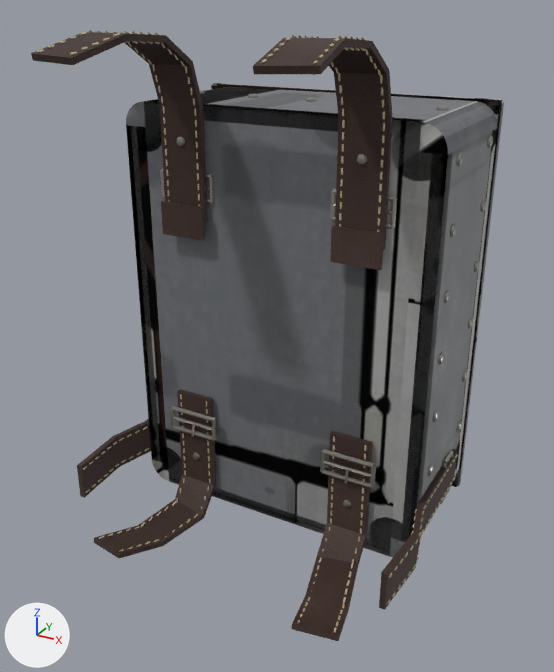
What one commit did to the glTF model public/muzei/izobreteniya/igry/rc3d/assets/models/ranec-rk1.glb.
Camera for both pictures: a 50 mm camera at (0.316, -0.637, 0.283) aimed at (0.008, -0.078, 0.004). The axes (+X, +Y, +Z) are drawn at lower left. The lights are the same throughout. The older version comes first. Vertices at exactly the same position are counted once.

In view in the first picture: 'ranec_rk1'.
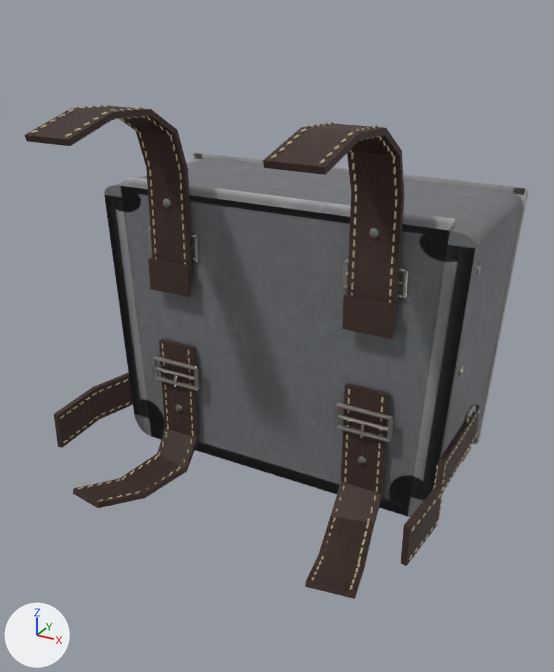
Boxes (x1, y1, x2, y2) around the edits, measured in the pictures (554 x 672 px; the box of a moved part takes in the faces that stretch with it):
'ranec_rk1', reshaped, moved, rescaled (7% wider, 19% shorter)
    before: (31, 30, 504, 641)
    after: (25, 104, 529, 599)
part 1 of me_ranec_rk1, moved or reshaped (not visible afterwards)
    before: (428, 464, 433, 476)
part 2 of me_ranec_rk1, moved or reshaped
    before: (438, 352, 444, 364)
    after: (458, 365, 464, 376)
part 3 of me_ranec_rk1, moved or reshaped
    before: (450, 224, 456, 237)
    after: (476, 263, 481, 275)
part 4 of me_ranec_rk1, moved or reshaped
    before: (177, 136, 185, 146)
    after: (163, 198, 171, 208)
part 5 of me_ranec_rk1, moved or reshaped
    before: (193, 452, 200, 460)
    after: (175, 404, 182, 412)
part 6 of me_ranec_rk1, moved or reshaped
    before: (357, 153, 367, 165)
    after: (369, 227, 379, 238)
part 7 of me_ranec_rk1, moved or reshaped
    before: (343, 499, 351, 508)
    after: (358, 456, 367, 465)
part 8 of me_ranec_rk1, added
    after: (148, 258, 190, 297)
part 9 of me_ranec_rk1, moved or reshaped
    before: (94, 389, 216, 558)
    after: (73, 339, 200, 508)
part 10 of me_ranec_rk1, added
    after: (342, 294, 395, 339)
part 11 of me_ranec_rk1, moved or reshaped
    before: (291, 431, 373, 641)
    after: (305, 383, 390, 599)
part 12 of me_ranec_rk1, rebuilt (13% wider, 24% shorter)
    before: (126, 87, 497, 557)
    after: (104, 158, 522, 517)
part 13 of me_ranec_rk1, deleted
    before: (36, 30, 504, 633)
part 14 of me_ranec_rk1, reshaped
    before: (31, 32, 417, 614)
    after: (25, 104, 529, 590)

The change, as a diff of the scene's bpy script:
```diff
--- a/public/muzei/izobreteniya/igry/rc3d/assets/models/ranec-rk1.glb.py
+++ b/public/muzei/izobreteniya/igry/rc3d/assets/models/ranec-rk1.glb.py
@@ me_ranec_rk1 @@
 # used by ob_ranec_rk1; location = (0.0, -0.074, 0.024); scale = (0.239, 0.239, 0.239)
-me_ranec_rk1.from_pydata(...)  # 7212 vertices, 9404 faces; spans x -0.7..0.7, y -0.62..0.62, z -1.0..1.0
+me_ranec_rk1.from_pydata(...)  # 6188 vertices, 7420 faces; spans x -1.0..1.0, y -0.83..0.83, z -1.0..1.0
+# me_ranec_rk1 part 1: the loose piece of 34 vertices spanning x 0.62..0.64, y 0.1..0.14, z -0.6..-0.55 is moved by (0.28, -0.05, -0.04)
+# me_ranec_rk1 part 2: the loose piece of 34 vertices spanning x 0.62..0.64, y 0.1..0.14, z -0.12..-0.08 is moved by (0.31, -0.05, -0.03)
+# me_ranec_rk1 part 3: the loose piece of 34 vertices spanning x 0.62..0.64, y 0.1..0.14, z 0.35..0.4 is moved by (0.34, -0.05, -0.02)
+# me_ranec_rk1 part 4: the loose piece of 34 vertices spanning x -0.37..-0.34, y -0.05..-0.02, z 0.6..0.63 is moved by (-0.19, -0.04, -0.12)
+# me_ranec_rk1 part 5: the loose piece of 34 vertices spanning x -0.37..-0.34, y -0.05..-0.02, z -0.75..-0.71 is moved by (-0.19, -0.04, 0.08)
+# me_ranec_rk1 part 6: the loose piece of 34 vertices spanning x 0.34..0.37, y -0.05..-0.02, z 0.6..0.63 is moved by (0.19, -0.04, -0.12)
+# me_ranec_rk1 part 7: the loose piece of 34 vertices spanning x 0.34..0.37, y -0.05..-0.02, z -0.75..-0.71 is moved by (0.19, -0.04, 0.08)
+# me_ranec_rk1 part 8: a new loose piece, a box spanning x -0.665..-0.425, y -0.104..-0.088, z 0.035..0.198, in mat_kozha_lyamok
+# me_ranec_rk1 part 9: the loose piece of 20 vertices spanning x -0.54..-0.27, y -0.55..-0.01, z -0.99..-0.43 is scaled about its middle by (1.29, 1.3, 1.3), then moved by (-0.2, -0.12, 0.09)
+# me_ranec_rk1 part 10: a new loose piece, a box spanning x 0.425..0.665, y -0.104..-0.088, z 0.035..0.198, in mat_kozha_lyamok
+# me_ranec_rk1 part 11: the loose piece of 20 vertices spanning x 0.27..0.54, y -0.55..-0.01, z -0.99..-0.43 is scaled about its middle by (1.29, 1.3, 1.3), then moved by (0.2, -0.12, 0.09)
+# me_ranec_rk1 part 12: the loose piece of 288 vertices spanning x -0.63..0.63, y -0.01..0.62, z -0.94..0.74 is rebuilt with 288 vertices and now spans x -0.97..0.97, y -0.04..0.83, z -0.92..0.57
+# me_ranec_rk1 part 13: 627 loose pieces with 6088 vertices, spanning x -0.7..0.7, y -0.61..0.62, z -1.0..1.0, are deleted
+# me_ranec_rk1 part 14: 6 vertices moved within x -0.5..0.45, y -0.55..-0.04, z -0.95..0.96; 234 vertices removed from x -0.69..0.64, y -0.62..0.43, z -0.95..0.99; 5282 vertices added at x -1.0..1.0, y -0.83..0.83, z -1.0..1.0
+# other edits to the shape of me_ranec_rk1 do not show in these pictures
 me_ranec_rk1.materials.append(mat_metall_rk1)
@@ ob_ranec_rk1 @@
 ob_ranec_rk1 = bpy.data.objects.new('ranec_rk1', me_ranec_rk1)
-ob_ranec_rk1.location = (0.0, -0.074, 0.024)
-ob_ranec_rk1.scale = (0.239, 0.239, 0.239)
+ob_ranec_rk1.location = (0.0, -0.072, 0.024)
+ob_ranec_rk1.scale = (0.184, 0.184, 0.184)
```
